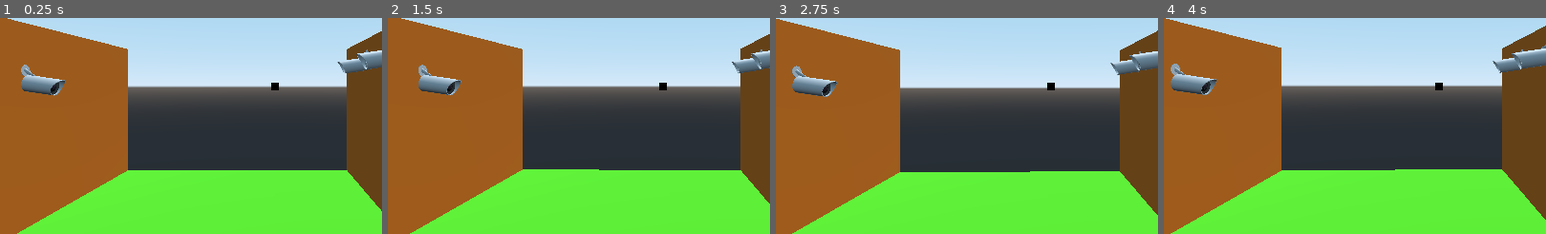
Above: before the commit, frames 1-4 (left to right).
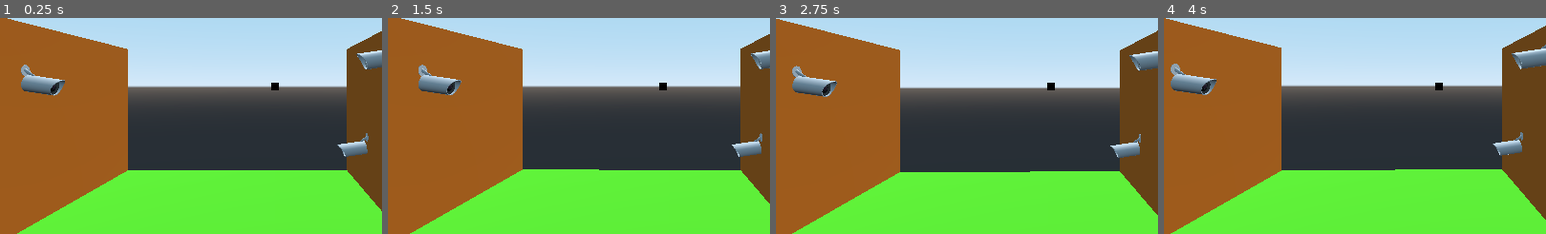
Above: after the commit, the same moments.

Repository: erlangga-da/Watch_dogs-cctv-hack-system
Game: Godot game, scene res://Assets/Scenes/World.tscn
Same seed, same stepped clock (60 frames per second), same inputs: the game is played once before the commit and once after it.
Inputs (mouse positions are % of the whole screen's width and height, from its top left):
- Up to frame 1 (0.25 s): no input
- Up to frame 2 (1.5 s): tap Enter at 0.5 s; move the mouse to (55, 48) at 0.52 s; hold Q (set_cam) 0.53-1.28 s; tap Space at 1.25 s; move the mouse to (45, 49) at 1.27 s; tap Q (set_cam) at 1.35 s
- Up to frame 3 (2.75 s): tap Enter at 2 s; move the mouse to (52, 47) at 2.02 s; hold Q (set_cam) from 2.03 s (still down)
- Up to frame 4 (4 s): tap Space at 2.75 s; move the mouse to (49, 50) at 2.77 s; release Q (set_cam) at 2.78 s; tap Q (set_cam) at 2.85 s; tap Enter at 3.5 s; move the mouse to (57, 50) at 3.52 s; hold Q (set_cam) from 3.53 s (still down)
The pictures show only the part of the screen within x 14-64%, y 33-83%; the shares and areas given below are measured in that part.

The runs differ from the first frame. In frame 1, 0.8% of the frame differs, in the area x 88-97%, y 14-65%; in frame 2, 0.8%, in the area x 90-98%, y 14-65%; in frame 3, 0.8%; in frame 4, 0.8%.

Commit message:
smooth rotation camera

Diff:
--- a/Assets/Scenes/World.tscn
+++ b/Assets/Scenes/World.tscn
@@ -75,16 +75,16 @@
 
 [node name="CollisionShape" type="CollisionShape" parent="Container/cctv2"]
 transform = Transform( 1.51496, 0, 0, 0, 1, 0, 0, 0, 1.51496, 0, 0, 0 )
-shape = SubResource( 1 )
+shape = SubResource( 2 )
 
 [node name="cctv3" type="StaticBody" parent="Container"]
-transform = Transform( -1, 0, -8.74228e-08, 0, 1, 0, 8.74228e-08, 0, -1, 6.64011, 10.0531, 11.2416 )
+transform = Transform( -1, 0, -8.74228e-08, 0, 1, 0, 8.74228e-08, 0, -1, 6.64011, 2.67025, 11.2416 )
 
 [node name="cctv" parent="Container/cctv3" instance=ExtResource( 2 )]
 
 [node name="CollisionShape" type="CollisionShape" parent="Container/cctv3"]
 transform = Transform( 1.51496, 0, 0, 0, 1, 0, 0, 0, 1.51496, 0, 0, 0 )
-shape = SubResource( 1 )
+shape = SubResource( 2 )
 
 [node name="cctv4" type="StaticBody" parent="Container"]
 transform = Transform( 1, 0, 0, 0, 1, 0, 0, 0, 1, 0.3461, 8.28175, -11.8784 )
--- a/Assets/Scenes/cctv_camera.tscn
+++ b/Assets/Scenes/cctv_camera.tscn
@@ -28,7 +28,7 @@
 transform = Transform( -1, 0, -8.74228e-08, 0, 1, 0, 8.74228e-08, 0, -1, 0, 0, 0 )
 
 [node name="RayCast" type="RayCast" parent="Cam/Camera"]
-transform = Transform( -1, 0, -8.74228e-08, 0, 1, 0, 8.74228e-08, 0, -1, 0, 0, 1 )
+transform = Transform( -1, 0, -8.74228e-08, 0, 1, 0, 8.74228e-08, 0, -1, 0, 0, 0 )
 enabled = true
 cast_to = Vector3( 0, 0, 40 )
 
--- a/Assets/Scripts/Player.gd
+++ b/Assets/Scripts/Player.gd
@@ -39,7 +39,7 @@
 		camera.rotate_x(deg2rad(event.relative.y * mouse_sens))
 		camera.rotation.x = clamp(camera.rotation.x, deg2rad(-80), deg2rad(80))
 
-func _process(delta):
+func _process(_delta):
 	currentPos = self.translation
 	currentRot = self.rotation_degrees
 	if raycast.is_colliding():
--- a/Assets/Scripts/cctv.gd
+++ b/Assets/Scripts/cctv.gd
@@ -37,11 +37,13 @@
 	if event.is_action_pressed("ui_cancel"):
 		destination = Player.translation
 
+
 	#if 'Q' pressed
 	if event.is_action_pressed("set_cam"):
 		#check if castedNode have a translation value
 		if castedNode:
 			destination = castedNode.translation
+
 
 	#zoom
 	if event is InputEventMouseButton:
@@ -69,13 +71,14 @@
 		head.rotation_degrees = head_rotation
 
 
-func _process(delta):
+func _process(_delta):
 	if travel:
 		TravelShader.visible = true
 		CameraShader.visible = false
 	else:
 		TravelShader.visible = false
 		CameraShader.visible = true
+
 	#back to player position (player mode)
 	if destination == Player.translation and !travel:
 		Player.currentCam = true
@@ -90,6 +93,7 @@
 	if Casthide.is_colliding():
 		#set camera rotation when colliding
 		if castedNode:
+			#self.rotation_degrees = lerp(self.rotation_degrees, castedNode.rotation_degrees, 0.08)
 			self.rotation_degrees = castedNode.rotation_degrees
 
 	if rayCast.is_colliding():
@@ -102,12 +106,14 @@
 	else:
 		Labelcctv.visible = false
 
-func _physics_process(delta):
+func _physics_process(_delta):
 	#when the distance > 0.5 the camera is moving
 	if destination.distance_to(transform.origin) > 0.5:
 		travel = true
 		direction = destination - transform.origin
 		direction = direction.normalized() * speed
+		if castedNode:
+			self.rotation_degrees = lerp(self.rotation_degrees, castedNode.rotation_degrees, 0.08)
 		move_and_slide(direction)
 	else:
 		travel = false
@@ -118,5 +124,5 @@
 	savedNode.visible = false
 
 #show cctv when exit area
-func _on_HideRange_body_exited(body):
+func _on_HideRange_body_exited(_body):
 	savedNode.visible = true
Not shown: 3 places in Assets/Scenes/World.tscn that only renumber resources
Not shown: 3 places in Assets/Scenes/cctv_camera.tscn that only renumber resources
